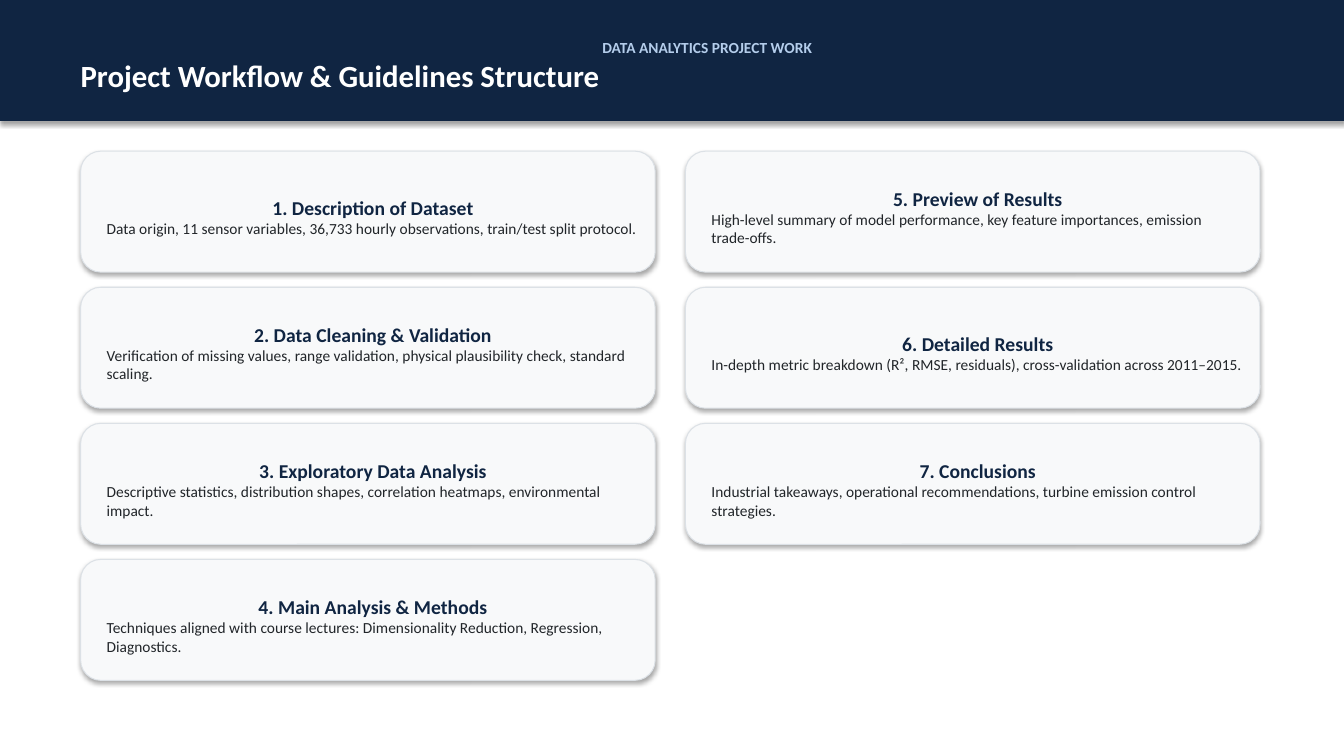
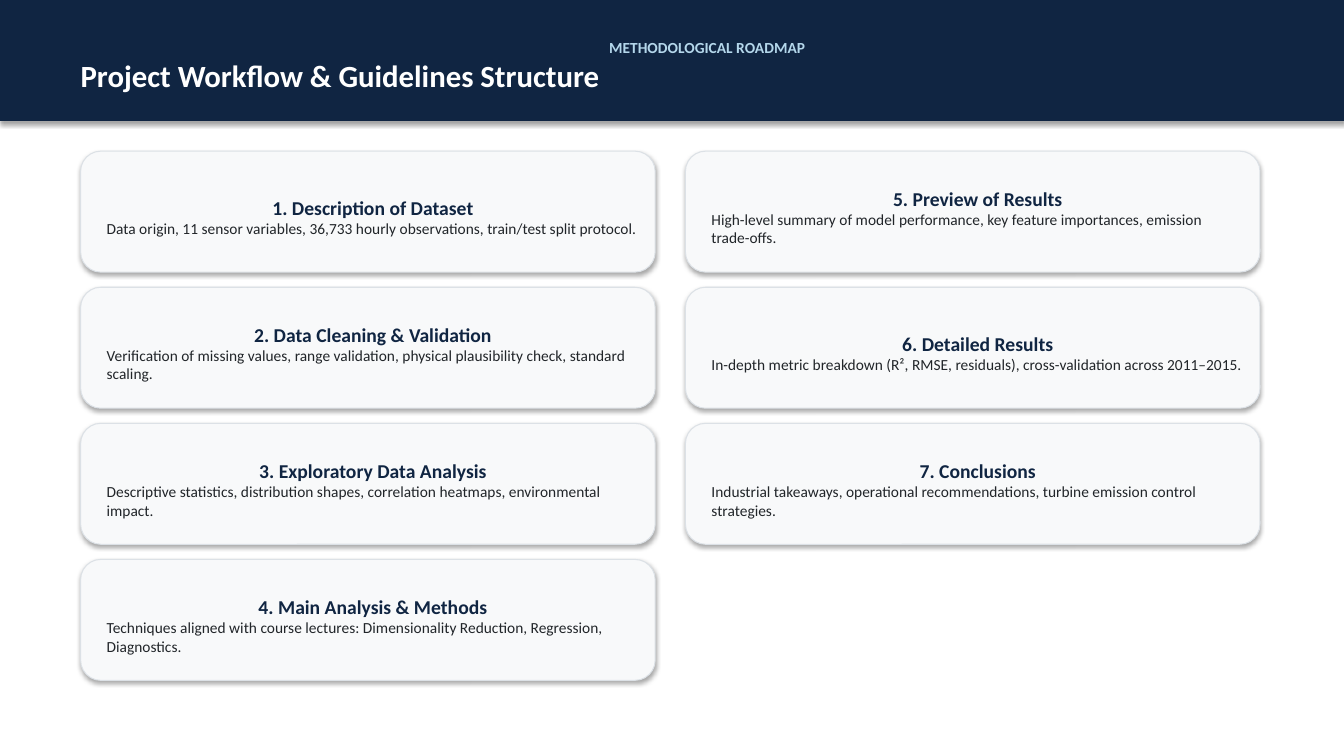
Before and after one commit to guidomariadifiore/DataAnalysisProject, a slide deck: slide 2 of presentation.pptx. Drawn at 1344x756 pixels with LibreOffice and Linux fonts; fonts in the diff are those of the drawing. Boxes give left, top, right and bottom in pixels: in the first picture for what was removed or moved away, otherwise in the second. Text is boxed around its words. In the diff, an @@ line names an element or a change of style, - is before the commit and + after.

```diff
--- a/presentation.pptx
+++ b/presentation.pptx
@@ text in rectangle at bbox=[609, 43, 805, 53]: text changed; text colour #B4CDEB to #B4D7EB @@
-DATA ANALYTICS PROJECT WORK
+METHODOLOGICAL ROADMAP
```
Also in this commit, not shown: 11 other slides changed, 3 other files.
